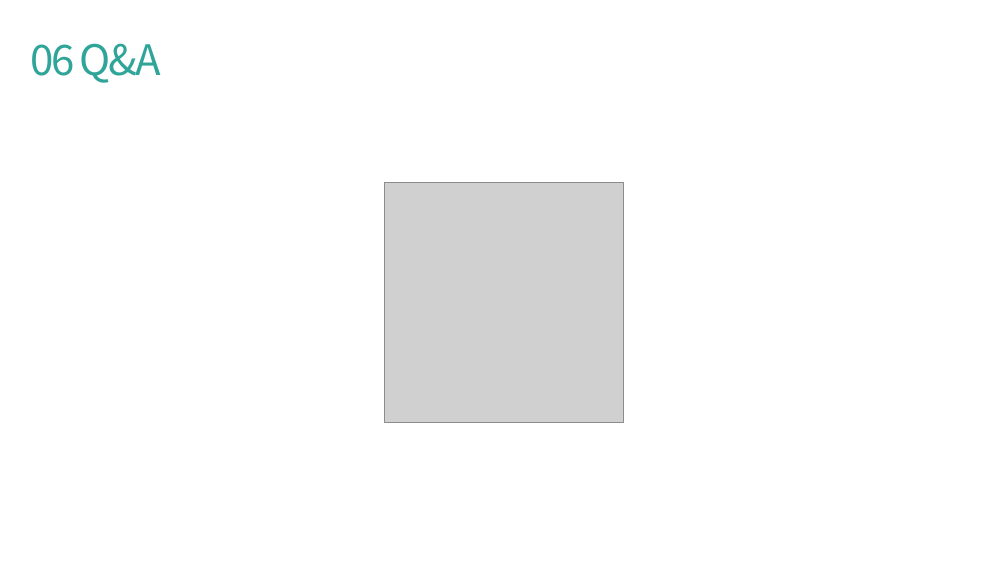
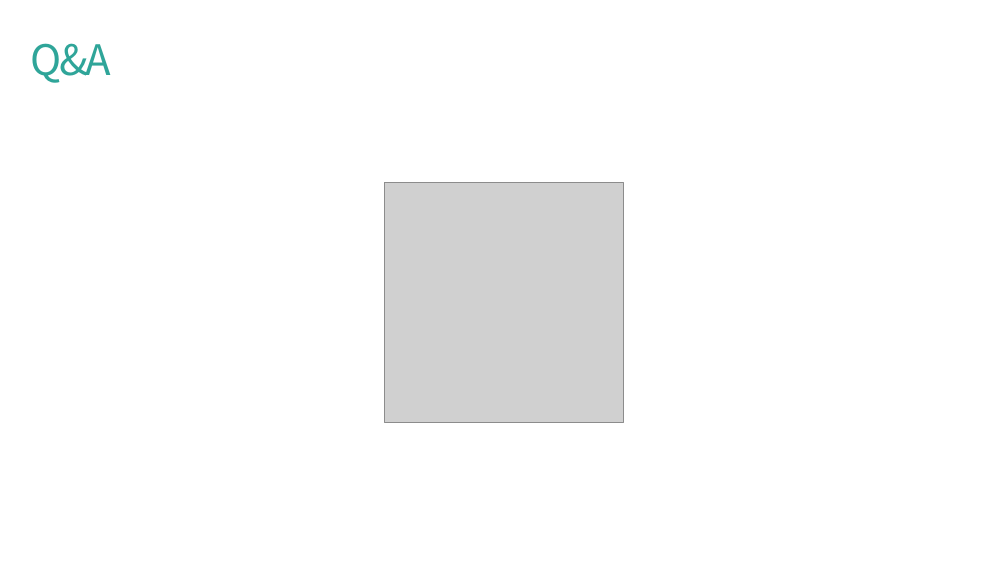
Before and after one commit to pknu-wap/2021_APP_TEAM4, a slide deck: slide 14 of WAP_APP_3 중간발표.pptx (slide 13 before the commit). Drawn at 1008x567 pixels with LibreOffice and Linux fonts; fonts in the diff are those of the drawing; grey boxes stand for pictures. Boxes give left, top, right and bottom in pixels: in the first picture for what was removed or moved away, otherwise in the second. Text is boxed around its words. In the diff, an @@ line names an element or a change of style, - is before the commit and + after.

```diff
--- a/WAP_APP_3 중간발표.pptx
+++ b/WAP_APP_3 중간발표.pptx
@@ text at (x1=30, y1=43, x2=111, y2=83): text changed @@
-06 Q&A
+Q&A
```
Also in this commit, not shown: 8 other slides changed, 1 slide added.
